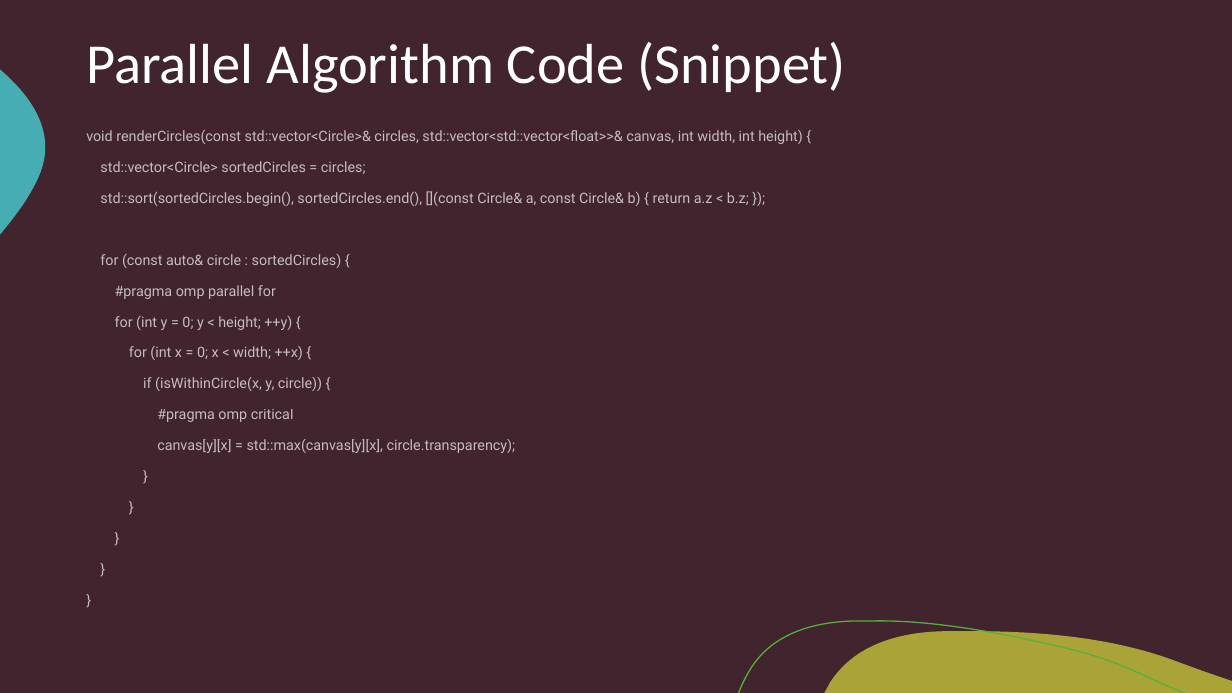
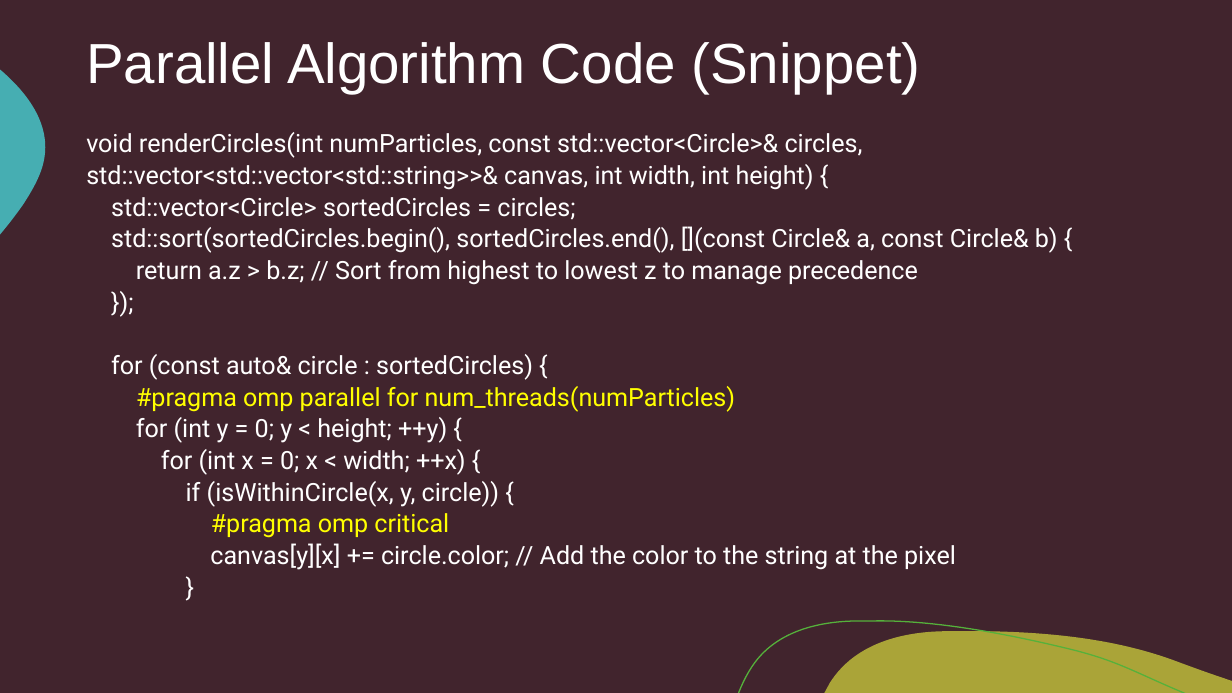
Before and after one commit to R-Marconi01/Renderer, a slide deck: slide 7 of Renderer.pptx. Drawn at 1232x693 pixels with LibreOffice and Linux fonts; fonts in the diff are those of the drawing. Boxes give left, top, right and bottom in pixels: in the first picture for what was removed or moved away, otherwise in the second. Text is boxed around its words. In the diff, an @@ line names an element or a change of style, - is before the commit and + after.

Commit message:
New Presentation

```diff
--- a/Renderer.pptx
+++ b/Renderer.pptx
@@ title "Parallel Algorithm Code (Snippet)" at <box>86,42,921,94</box>: font Calibri to Arial @@
@@ text at <box>86,132,1058,570</box>: paragraphs removed @@
-}
-}
-}
-}
@@ text at <box>86,132,863,190</box>: text changed; size 11.2 to 19.6 pt; text colour #FFFFFF at 70% opacity to #FFFFFF @@
-void renderCircles(const std::vector<Circle>& circles, std::vector<std::vector<float>>& canvas, int width, int height) {
+void renderCircles(int numParticles, const std::vector<Circle>& circles, std::vector<std::vector<std::string>>& canvas, int width, int height) {
@@ text at <box>111,197,575,538</box>: size 11.2 to 19.6 pt in "std::vector<Circle> sortedCircles = circles;", "for (const auto& circle : sortedCircles) {", "for (int y = 0; y < ...", "for (int x = 0; x < ..." and 3 more places; text colour #FFFFFF at 70% opacity to #FFFFFF in "std::vector<Circle> sortedCircles = circles;", "for (const auto& circle : sortedCircles) {", "for (int y = 0; y < ...", "for (int x = 0; x < ..." and 2 more places; text colour #FFFFFF at 70% opacity to #FFFF00 in "#pragma omp critical"; less space between paragraphs @@
@@ text at <box>111,226,1058,285</box>: text changed; size 11.2 to 19.6 pt; text colour #FFFFFF at 70% opacity to #FFFFFF @@
-std::sort(sortedCircles.begin(), sortedCircles.end(), [](const Circle& a, const Circle& b) { return a.z < b.z; });
+std::sort(sortedCircles.begin(), sortedCircles.end(), [](const Circle& a, const Circle& b) {
+return a.z > b.z; // Sort from highest to lowest z to manage precedence
+});
@@ text at <box>136,386,736,412</box>: text changed; size 11.2 to 19.6 pt; text colour #FFFFFF at 70% opacity to #FFFF00 @@
-#pragma omp parallel for
+#pragma omp parallel for num_threads(numParticles)
@@ text at <box>210,543,956,570</box>: text changed; size 11.2 to 19.6 pt; text colour #FFFFFF at 70% opacity to #FFFFFF @@
-canvas[y][x] = std::max(canvas[y][x], circle.transparency);
+canvas[y][x] += circle.color; // Add the color to the string at the pixel
```
Also in this commit, not shown: 7 other slides changed, 1 slide added, 2 slides removed, 1 other file.
